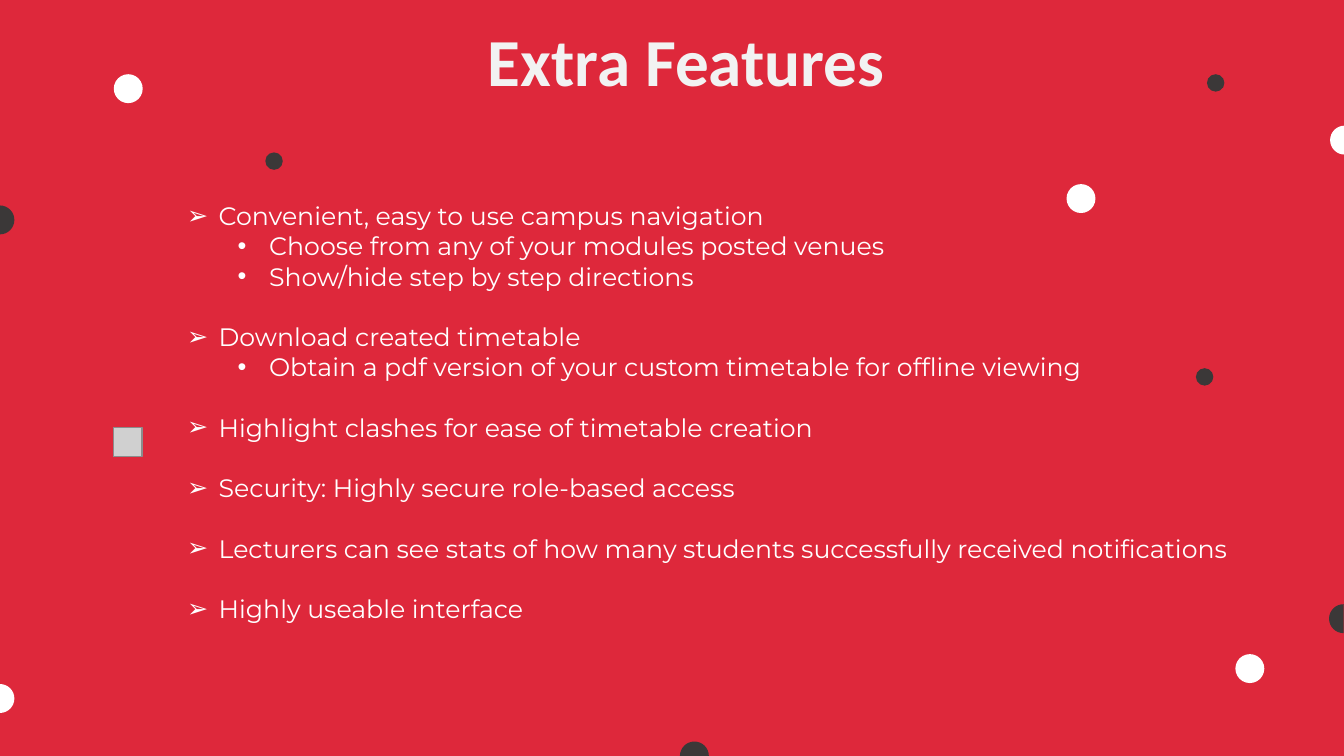
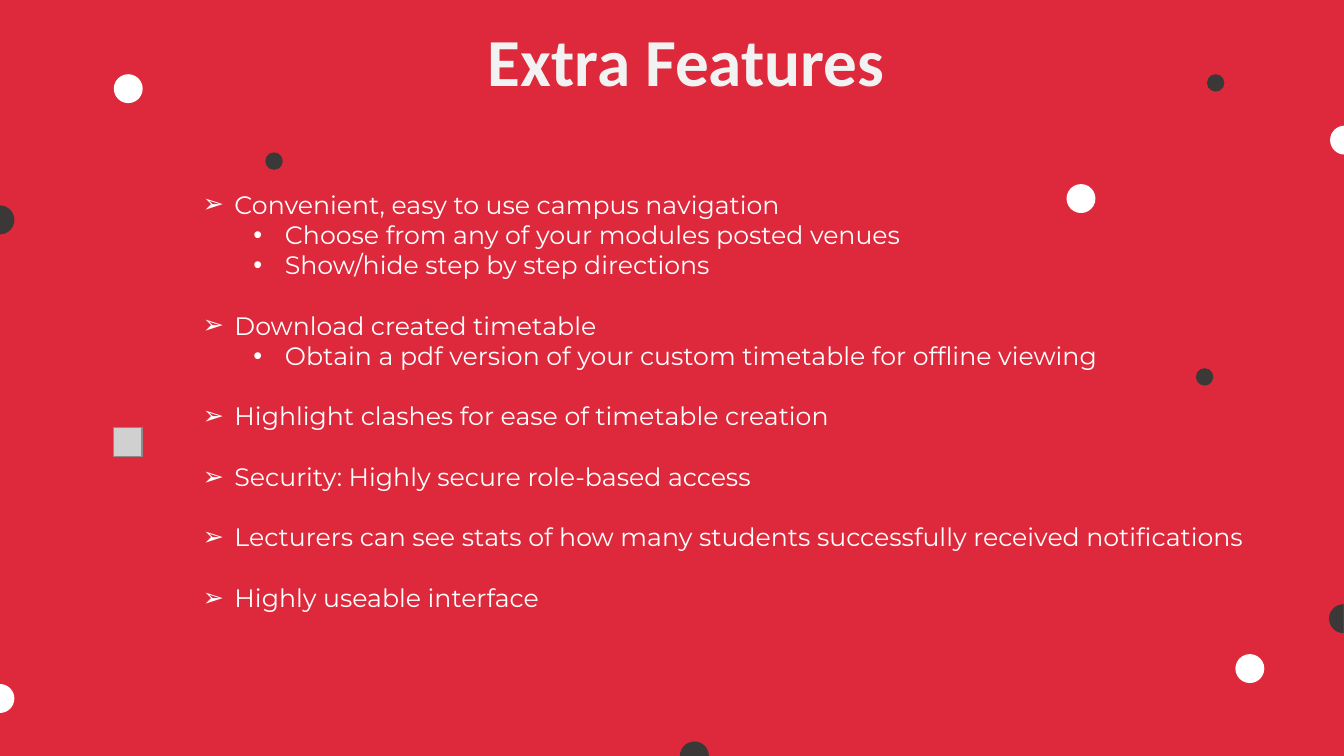
Before and after one commit to COS301-SE-2023/Pronto, a slide deck: slide 5 of Documentation/Demo 4 documents/Demo 4 Slideshow.pptx. Drawn at 1344x756 pixels with LibreOffice and Linux fonts; fonts in the diff are those of the drawing; grey boxes stand for pictures; background and template pictures are left out. Boxes give left, top, right and bottom in pixels: in the first picture for what was removed or moved away, otherwise in the second. Text is boxed around its words. In the diff, an @@ line names an element or a change of style, - is before the commit and + after.

```diff
--- a/Documentation/Demo 4 documents/Demo 4 Slideshow.pptx
+++ b/Documentation/Demo 4 documents/Demo 4 Slideshow.pptx
@@ text "Convenient, easy to use campus ...": place and size @@
-text "Convenient, easy to use campus ..." at bbox=[219, 206, 1227, 623]
+text "Convenient, easy to use campus ..." at bbox=[234, 195, 1242, 612]
```
Also in this commit, not shown: 4 other slides changed, 2 slides added, 1 other file.
